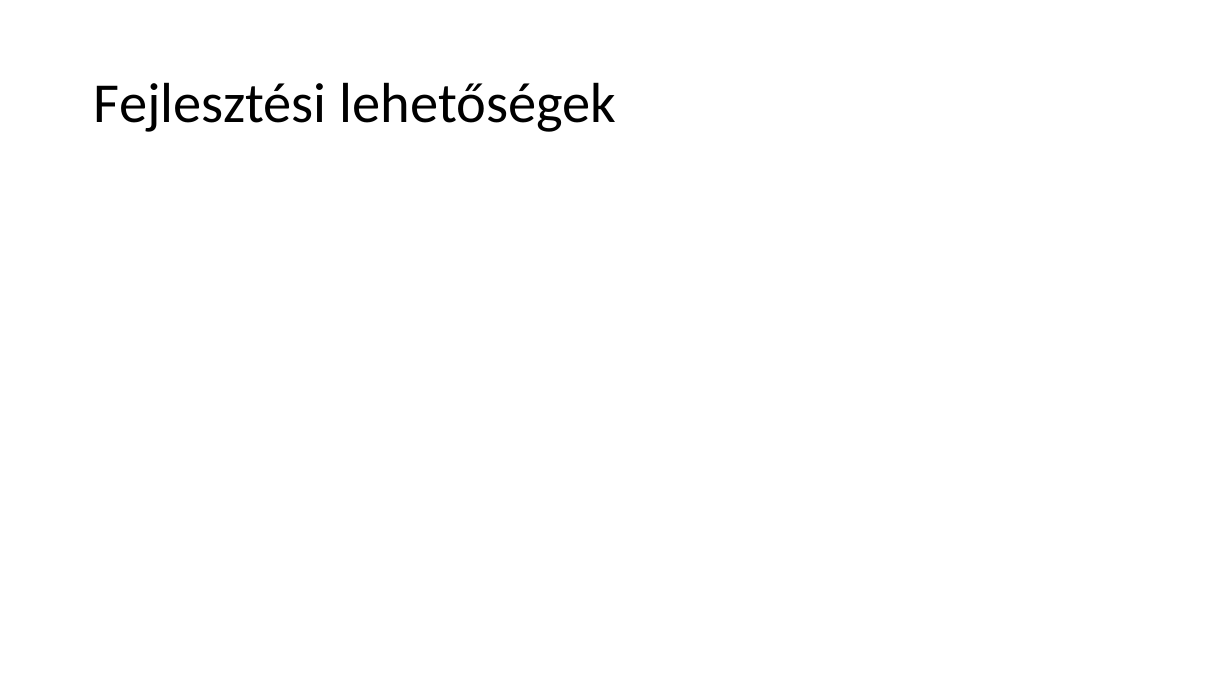
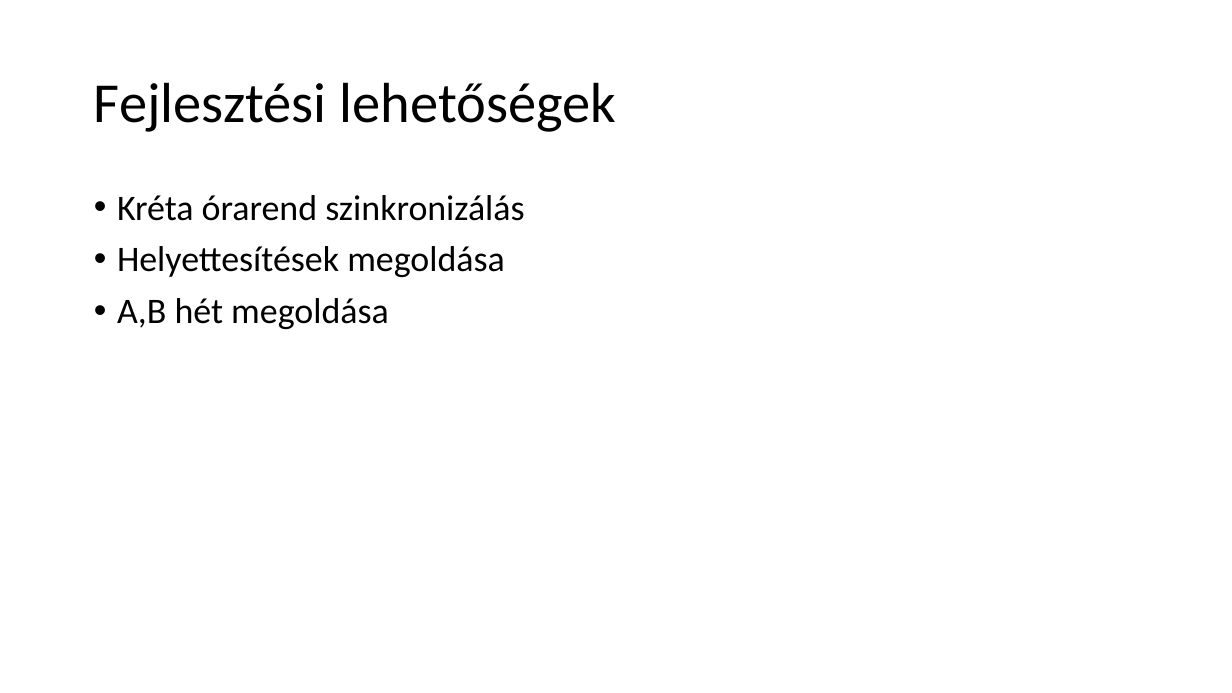
Before and after one commit to nagygabor123/vizsgaremek, a slide deck: slide 16 of Dokumentacio/Eloadas.pptx. Drawn at 1232x693 pixels with LibreOffice and Linux fonts; fonts in the diff are those of the drawing. Boxes give left, top, right and bottom in pixels: in the first picture for what was removed or moved away, otherwise in the second. Text is boxed around its words. In the diff, an @@ line names an element or a change of style, - is before the commit and + after.

Commit message:
ppt

```diff
--- a/Dokumentacio/Eloadas.pptx
+++ b/Dokumentacio/Eloadas.pptx
@@ text added at box(117, 195, 524, 329), 28 pt, text #000000 @@
+• Kréta órarend szinkronizálás
+• Helyettesítések megoldása
+• A,B hét megoldása
```
Also in this commit, not shown: 4 other slides changed, 2 slides added, 2 slides removed, 1 other file.
